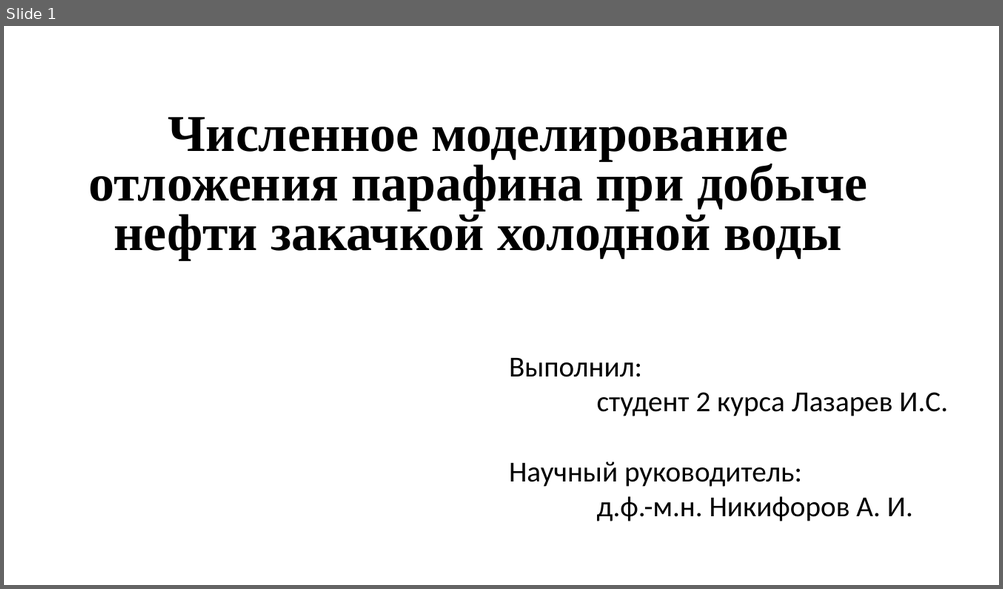
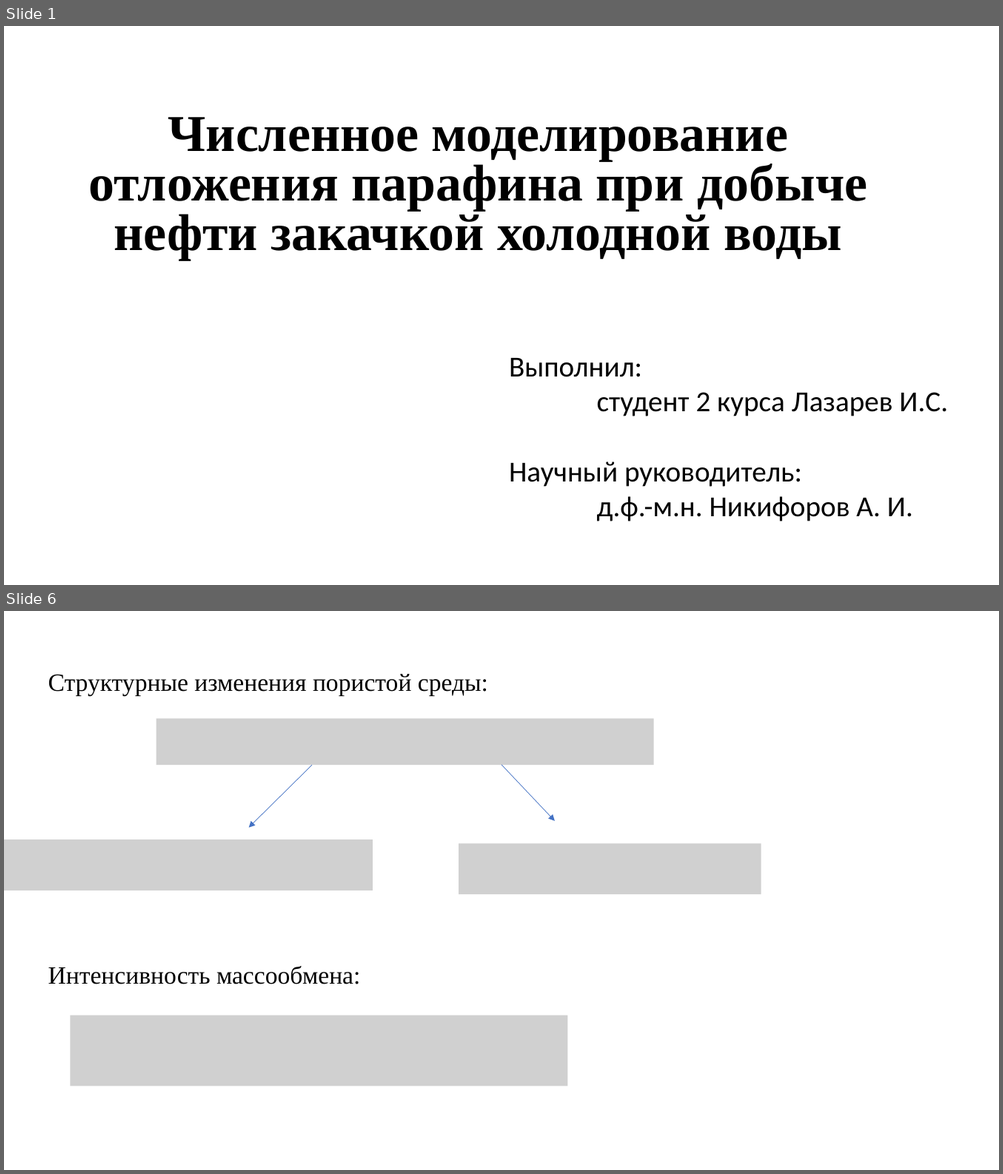
Before and after one commit to 1g0g0r/reservoir-simulator, a slide deck: resources/Лазарев.pptx. Shown one above the other, each under a label of ours: slide 1 before the commit, slides 1 and 6 after it; the slides between them are not shown. The pictures are 1003x589 and 1003x1174 pixels, drawn with LibreOffice and Linux fonts; fonts in the diff are those of the drawing; grey boxes stand for pictures. Boxes give left, top, right and bottom in pixels: in the first picture for what was removed or moved away, otherwise in the second. Text is boxed around its words. In the diff, an @@ line names an element or a change of style, - is before the commit and + after.

```diff
--- a/resources/Лазарев.pptx
+++ b/resources/Лазарев.pptx
@@ slide 6 added at bbox=[4, 611, 999, 1170], background #FFFFFF @@
@@ text added at bbox=[48, 674, 488, 696], 24 pt, text #000000 @@
+Структурные изменения пористой среды:
@@ picture added at bbox=[156, 718, 654, 765] @@
@@ arrow added from (312, 766) to (249, 827), #4472C4 0.5 pt @@
@@ arrow added from (502, 765) to (555, 821), #4472C4 0.5 pt @@
@@ picture added at bbox=[4, 840, 373, 891] @@
@@ picture added at bbox=[458, 844, 760, 894] @@
@@ text added at bbox=[48, 966, 360, 985], 24 pt, text #000000 @@
+Интенсивность массообмена:
@@ picture added at bbox=[71, 1015, 568, 1086] @@
```
Also in this commit, not shown: 2 slides changed, 7 other slides added, 1 slide removed, 4 other files.
